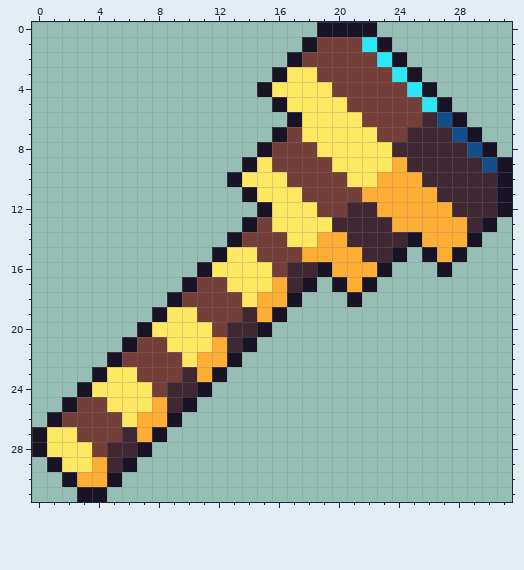
File history of a pixel-art file, dev/art/spyglass.ase. Above: the version before the commit.
32x32 pixels, 1 frame.
After the commit:
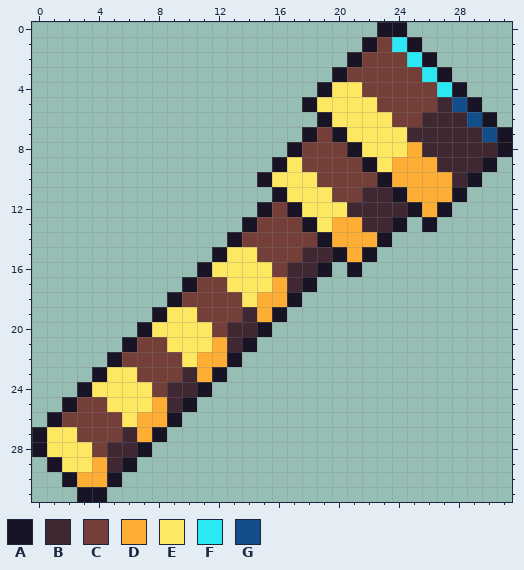
Palette (. is transparent): A #181425  B #3f2832  C #743f39  D #feae34  E #fee761  F #2ce8f5  G #124e89
Diff:
@@ x 11..31 @@
- 0 ........AAAA.........
- 1 .......ACCCFA........
- 2 ......ACCCCCFA.......
- 3 .....AEECCCCCFA......
- 4 ....AEEEECCCCCFA.....
- 5 .....AEEEECCCCCFA....
- 6 ......AEEEECCCCBGA...
- 7 .....ACEEEEECCBBBGA..
- 8 ....ACCCEEEEEBBBBBGA.
- 9 ...AECCCCEEEEDBBBBBGA
-10 ..AEEECCCCEEDDDBBBBBA
-11 ...AEEECCCCDDDDDBBBBA
-12 ....AEEECCBBDDDDDBBBA
-13 ...ACEEEEBBBBDDDDDBA.
-14 ..ACCCEEDDBBBBADDDA..
-15 .AEECCCDDDDBBA.ADA...
-16 AEEEECBBADDDA...A....
-17 CCEEEDBA.ADA.........
-18 CCCEDDA...A..........
+ 0 ............AA.......
+ 1 ...........ACFA......
+ 2 ..........ACCCFA.....
+ 3 .........ACCCCCFA....
+ 4 ........AEECCCCCFA...
+ 5 .......AEEEECCCCBGA..
+ 6 ........AEEEECCBBBGA.
+ 7 .......ACAEEEEBBBBBGA
+ 8 ......ACCCAEEEDBBBBBA
+ 9 .....AECCCCAEDDDBBBA.
+10 ....AEEECCCCADDDDBA..
+11 .....AEEECCBBADDDA...
+12 ....ACAEEEBBBBADA....
+13 ...ACCCAEDDBBA.A.....
+14 ..ACCCCCADDDA........
+15 .AEECCCBBADA.........
+16 AEEEECBBA.A..........
+17 CCEEEDBA.............
+18 CCCEDDA..............
 19 CCCBDA...............
